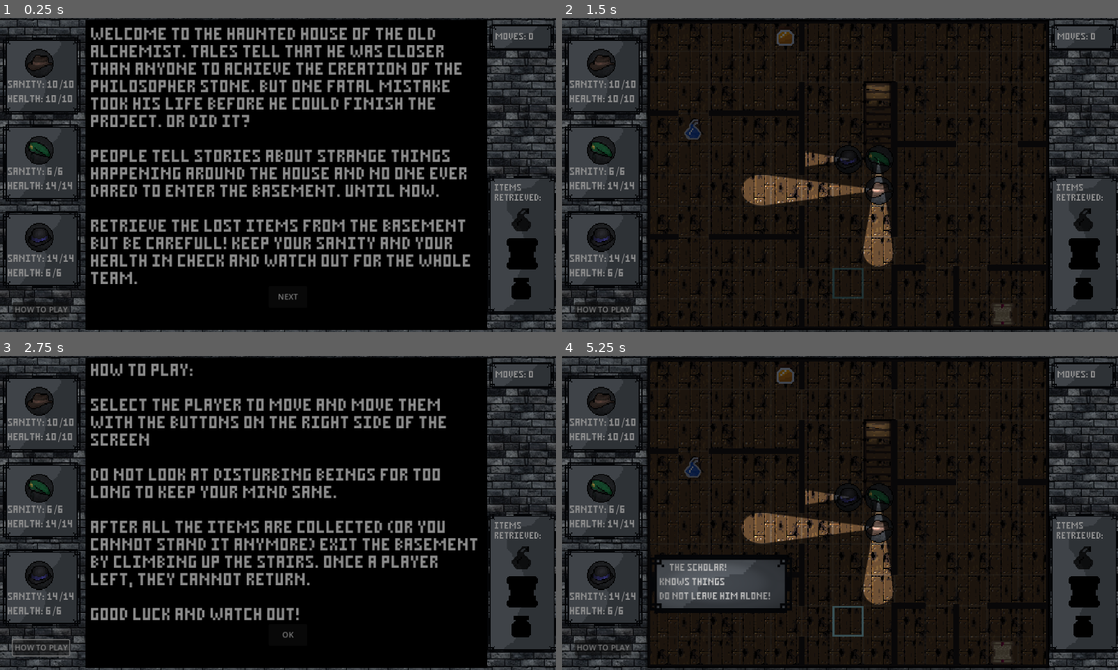
Above: before the commit, frames 1-4 (two rows, left to right).
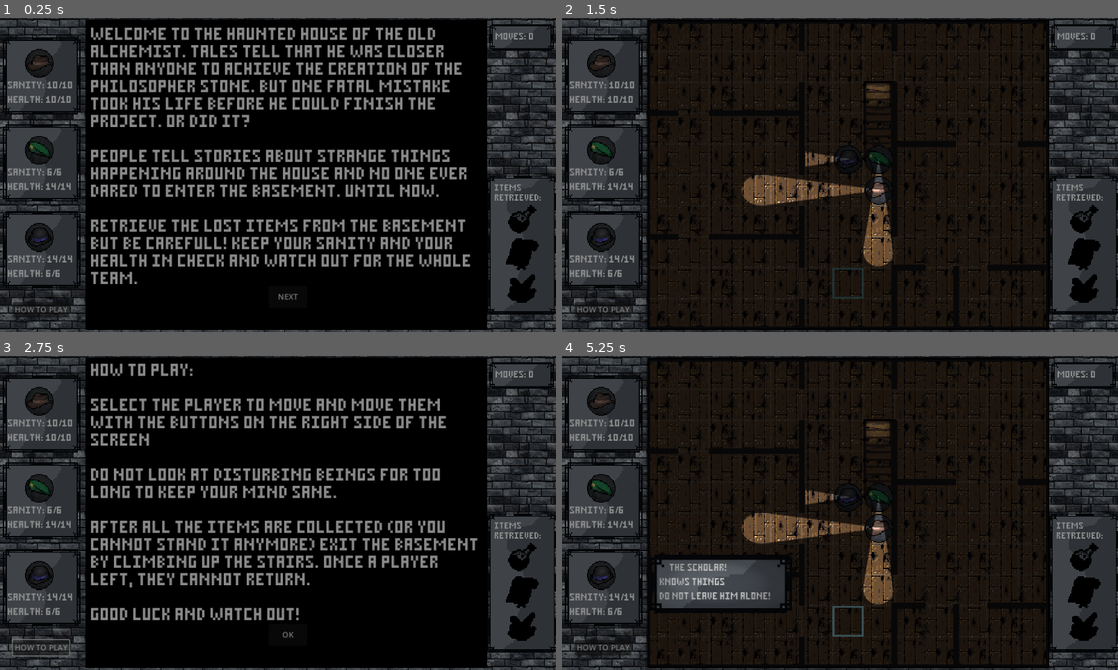
Above: after the commit, the same moments.

Repository: SirLeoIV/The-Basement
Game: Godot game, scene res://window.tscn
Same seed, same stepped clock (60 frames per second), same inputs: the game is played once before the commit and once after it.
Inputs (mouse positions are in pixels of both pictures, inside the frame that each line leads up to):
- Up to frame 1 (0.25 s): no input
- Up to frame 2 (1.5 s): click "NEXT" at 0.5 s; click "OK" at 1.25 s
- Up to frame 3 (2.75 s): click "HOW TO PLAY" at 2 s
- Up to frame 4 (5.25 s): click "OK" at 2.75 s; tap Enter at 3.5, 5 s; move the mouse to (600, 415) at 3.52 s; click (600, 415) at 3.67 s; tap Space at 4.25 s; move the mouse to (600, 500) at 4.27 s; click (600, 500) at 4.42 s; move the mouse to (600, 588) at 5.02 s; click (600, 588) at 5.17 s

The runs differ from the first frame. In frame 1, 1.1% of the frame differs, in the area x 1-98%, y 19-91%; in frame 2, 1.5%, in the area x 1-98%, y 3-99%; in frame 3, 1.1%; in frame 4, 1.5%.

Commit message:
export game for windows and web

Diff:
--- a/Board.gd
+++ b/Board.gd
@@ -51,15 +51,15 @@
 	p3.sign.get_node("Selected").visible = false
 	p3.sign.get_node("Safe").visible = false
 
-	set_item_gray(get_parent().get_node("Items-Sign/Glass-of-honey"))
+	set_item_gray(get_parent().get_node("Items-Sign/Gems"))
 	set_item_gray(get_parent().get_node("Items-Sign/Recipe"))
 	set_item_gray(get_parent().get_node("Items-Sign/Item-bottle"))
 
 	# place items on board
-	var glass_item = get_node("Glass-of-honey")
+	var glass_item = get_node("Item-Gems")
 	items["Glass"] = glass_item
 	glass_item.type = Item.types.GLASS
-	var recipe_item = get_node("Recipe")
+	var recipe_item = get_node("Item-Recipe")
 	items["Recipe"] = recipe_item
 	recipe_item.type = Item.types.RECIPE
 	var bottle_item = get_node("Item-bottle")
@@ -109,7 +109,7 @@
 func update_items():
 	for i in items:
 		items[i].visible = false
-		items[i].visible = true # TODO
+		#items[i].visible = true # TODO
 	for p in players:
 		for i in items:
 			var tiles = players[p].get_lit_area()
@@ -145,7 +145,7 @@
 			if item.type == Item.types.BOTTLE:
 				set_item_color(get_parent().get_node("Items-Sign/Item-bottle"))
 			elif item.type == Item.types.GLASS:
-				set_item_color(get_parent().get_node("Items-Sign/Glass-of-honey"))
+				set_item_color(get_parent().get_node("Items-Sign/Gems"))
 			elif item.type == Item.types.RECIPE:
 				set_item_color(get_parent().get_node("Items-Sign/Recipe"))
 
--- a/main.tscn
+++ b/main.tscn
@@ -7,13 +7,14 @@
 [ext_resource type="Texture2D" uid="uid://dm1ga5quk1kni" path="res://graphics/stone-sign-extra-long.png" id="2_7bbse"]
 [ext_resource type="Texture2D" uid="uid://b7ho2nagik02g" path="res://graphics/stone-sign-slim.png" id="2_fjxjf"]
 [ext_resource type="Script" path="res://floorGrid.gd" id="3_g6dtf"]
+[ext_resource type="FontFile" uid="uid://ljejabf1qw5s" path="res://pixel-font-with-slash.otf" id="4_4qd81"]
 [ext_resource type="Texture2D" uid="uid://7mab08yy6dbw" path="res://graphics/Item-Bottle.png" id="4_ai4s6"]
 [ext_resource type="Texture2D" uid="uid://2unpkxsmcguo" path="res://graphics/light.png" id="5_pd8oe"]
 [ext_resource type="Texture2D" uid="uid://bg6f4c2kw8prh" path="res://graphics/hover-tile.png" id="5_qrqx5"]
-[ext_resource type="Texture2D" uid="uid://w4vfsgnyogfw" path="res://graphics/Glass-Of-Honey.png" id="5_wvk1v"]
 [ext_resource type="PackedScene" uid="uid://bxpd3m8cl1int" path="res://player.tscn" id="6_sj1nk"]
 [ext_resource type="Texture2D" uid="uid://doqpuy6drgdcs" path="res://graphics/Recipe.png" id="6_uexrn"]
 [ext_resource type="Texture2D" uid="uid://bkbgii8cvch8d" path="res://graphics/Walls.png" id="7_h3mss"]
+[ext_resource type="Texture2D" uid="uid://bdxc12s232vsy" path="res://graphics/Item-Gems.png" id="8_43esu"]
 [ext_resource type="PackedScene" uid="uid://c1fwa3ykfbx03" path="res://controls.tscn" id="9_ei3g4"]
 [ext_resource type="FontFile" uid="uid://gcwj81hglb6l" path="res://minimal3x5.ttf" id="10_47xky"]
 [ext_resource type="Texture2D" uid="uid://sa6vgwow16s" path="res://graphics/FloorPlanWithStairs.png" id="10_y1hjg"]
@@ -32,7 +33,7 @@
 
 [sub_resource type="LabelSettings" id="LabelSettings_h8wys"]
 line_spacing = 10.0
-font = ExtResource("10_47xky")
+font = ExtResource("4_4qd81")
 font_size = 46
 
 [sub_resource type="LabelSettings" id="LabelSettings_8l0jr"]
@@ -100,27 +101,29 @@
 
 [node name="Item-bottle" type="Sprite2D" parent="Items-Sign"]
 position = Vector2(0, -120)
+scale = Vector2(0.25, 0.25)
 texture = ExtResource("4_ai4s6")
 
 [node name="Light" type="PointLight2D" parent="Items-Sign/Item-bottle"]
-scale = Vector2(0.18, 0.18)
-texture = ExtResource("5_pd8oe")
-
-[node name="Glass-of-honey" type="Sprite2D" parent="Items-Sign"]
+scale = Vector2(0.8, 0.8)
+texture = ExtResource("5_pd8oe")
+
+[node name="Recipe" type="Sprite2D" parent="Items-Sign"]
+position = Vector2(0, 40.0001)
+scale = Vector2(0.25, 0.25)
+texture = ExtResource("6_uexrn")
+
+[node name="Light" type="PointLight2D" parent="Items-Sign/Recipe"]
+scale = Vector2(0.8, 0.8)
+texture = ExtResource("5_pd8oe")
+
+[node name="Gems" type="Sprite2D" parent="Items-Sign"]
 position = Vector2(0, 200)
-texture = ExtResource("5_wvk1v")
-
-[node name="Light" type="PointLight2D" parent="Items-Sign/Glass-of-honey"]
-scale = Vector2(0.18, 0.18)
-texture = ExtResource("5_pd8oe")
-
-[node name="Recipe" type="Sprite2D" parent="Items-Sign"]
-position = Vector2(-9.15527e-05, 40.0001)
-scale = Vector2(0.9, 0.9)
-texture = ExtResource("6_uexrn")
-
-[node name="Light" type="PointLight2D" parent="Items-Sign/Recipe"]
-scale = Vector2(0.18, 0.18)
+scale = Vector2(0.25, 0.25)
+texture = ExtResource("8_43esu")
+
+[node name="Light" type="PointLight2D" parent="Items-Sign/Gems"]
+scale = Vector2(0.8, 0.8)
 texture = ExtResource("5_pd8oe")
 
 [node name="Moves-Sign" type="Sprite2D" parent="."]
@@ -212,19 +215,19 @@
 
 [node name="Item-bottle" type="Sprite2D" parent="Board"]
 position = Vector2(17, 301)
-scale = Vector2(0.2, 0.2)
+scale = Vector2(0.05, 0.05)
 texture = ExtResource("4_ai4s6")
 script = ExtResource("15_ld5tn")
 
-[node name="Glass-of-honey" type="Sprite2D" parent="Board"]
+[node name="Item-Gems" type="Sprite2D" parent="Board"]
 position = Vector2(19, 144)
-scale = Vector2(0.2, 0.2)
-texture = ExtResource("5_wvk1v")
+scale = Vector2(0.05, 0.05)
+texture = ExtResource("8_43esu")
 script = ExtResource("15_ld5tn")
 
-[node name="Recipe" type="Sprite2D" parent="Board"]
+[node name="Item-Recipe" type="Sprite2D" parent="Board"]
 position = Vector2(19, 18)
-scale = Vector2(0.15, 0.15)
+scale = Vector2(0.05, 0.05)
 texture = ExtResource("6_uexrn")
 script = ExtResource("15_ld5tn")
 
@@ -262,17 +265,17 @@
 
 [node name="Sanity" type="Label" parent="Player Sign 1"]
 offset_left = -140.0
-offset_top = 12.0
-offset_right = 140.0
-offset_bottom = 77.0
+offset_top = 22.0
+offset_right = 140.0
+offset_bottom = 92.0
 text = "SANITY: 10/10"
 label_settings = SubResource("LabelSettings_h8wys")
 
 [node name="Health" type="Label" parent="Player Sign 1"]
 offset_left = -140.0
-offset_top = 72.0
-offset_right = 140.0
-offset_bottom = 137.0
+offset_top = 82.0
+offset_right = 140.0
+offset_bottom = 152.0
 text = "HEALTH: 10/10"
 label_settings = SubResource("LabelSettings_h8wys")
 
@@ -346,17 +349,17 @@
 
 [node name="Sanity" type="Label" parent="Player Sign 2"]
 offset_left = -140.0
-offset_top = 12.0
-offset_right = 140.0
-offset_bottom = 77.0
+offset_top = 22.0
+offset_right = 140.0
+offset_bottom = 87.0
 text = "SANITY: 10/10"
 label_settings = SubResource("LabelSettings_h8wys")
 
 [node name="Health" type="Label" parent="Player Sign 2"]
 offset_left = -140.0
-offset_top = 72.0
-offset_right = 140.0
-offset_bottom = 137.0
+offset_top = 82.0
+offset_right = 140.0
+offset_bottom = 147.0
 text = "HEALTH: 10/10"
 label_settings = SubResource("LabelSettings_h8wys")
 
@@ -436,17 +439,17 @@
 
 [node name="Sanity" type="Label" parent="Player Sign 3"]
 offset_left = -140.0
-offset_top = 12.0
-offset_right = 140.0
-offset_bottom = 77.0
+offset_top = 22.0
+offset_right = 140.0
+offset_bottom = 87.0
 text = "SANITY: 10/10"
 label_settings = SubResource("LabelSettings_h8wys")
 
 [node name="Health" type="Label" parent="Player Sign 3"]
 offset_left = -140.0
-offset_top = 72.0
-offset_right = 140.0
-offset_bottom = 137.0
+offset_top = 82.0
+offset_right = 140.0
+offset_bottom = 147.0
 text = "HEALTH: 10/10"
 label_settings = SubResource("LabelSettings_h8wys")
 
--- a/project.godot
+++ b/project.godot
@@ -13,7 +13,7 @@
 config/name="Shadow-Alchemy"
 run/main_scene="res://window.tscn"
 config/features=PackedStringArray("4.2", "GL Compatibility")
-config/icon="res://icon.svg"
+config/icon="res://graphics/Monster.png"
 
 [display]
 
--- a/window.gd
+++ b/window.gd
@@ -2,22 +2,25 @@
 
 var game
 
+#var Scene = preload("res://main.tscn")
+
 # Called when the node enters the scene tree for the first time.
 func _ready():
-	get_node("Main").visible = false
-	var scene = load("res://main.tscn")
-	var instance = scene.instantiate(2)
-	game = instance
-	add_child(game)
+	#get_node("Main").visible = false
+	#var scene = load("res://main.tscn")
+	#var instance = Scene.instantiate(2)
+	#game = instance
+	#add_child(game)
 
-
-# Called every frame. 'delta' is the elapsed time since the previous frame.
-func _process(delta):
-	pass
+	game = get_node("Main")
+	restart()
 
 func restart():
 	remove_child(game)
-	var scene = load("res://main.tscn")
-	var instance = scene.instantiate(2)
+	# print(get_children())
+	var Scene = load("res://main.tscn")
+	# print(Scene)
+	var instance = Scene.instantiate()
+	# print(instance)
 	game = instance
 	add_child(game)
--- a/window.tscn
+++ b/window.tscn
@@ -7,3 +7,6 @@
 script = ExtResource("1_o13yy")
 
 [node name="Main" parent="." instance=ExtResource("2_dk5u4")]
+
+[node name="Camera2D" type="Camera2D" parent="."]
+anchor_mode = 0
--- a/winning_screen.tscn
+++ b/winning_screen.tscn
@@ -2,11 +2,11 @@
 
 [ext_resource type="Script" path="res://winning_screen.gd" id="1_h48k3"]
 [ext_resource type="Texture2D" uid="uid://byspmj2ce3b22" path="res://graphics/black.png" id="1_l04cu"]
-[ext_resource type="FontFile" uid="uid://gcwj81hglb6l" path="res://minimal3x5.ttf" id="2_ndj38"]
+[ext_resource type="FontFile" uid="uid://ljejabf1qw5s" path="res://pixel-font-with-slash.otf" id="3_ueyps"]
 
 [sub_resource type="LabelSettings" id="LabelSettings_qk7xa"]
 line_spacing = 5.0
-font = ExtResource("2_ndj38")
+font = ExtResource("3_ueyps")
 font_size = 40
 
 [node name="Winning Screen" type="Node2D"]
Not shown, removed: export/export_presets.cfg
Not shown, added: export/index.apple-touch-icon.png.import
Not shown, added: export/index.icon.png.import
Not shown, added: export/index.png.import
Not shown, added: export_presets.cfg
Binary file added: graphics/Cover.png
Not shown, added: graphics/Cover.png.import
Binary file changed: graphics/Item-Bottle.png
Binary file added: graphics/Item-Gems.png
Not shown, added: graphics/Item-Gems.png.import
Binary file added: graphics/Monster.ico
Binary file changed: graphics/Recipe.png
(and 25 more such lines)
